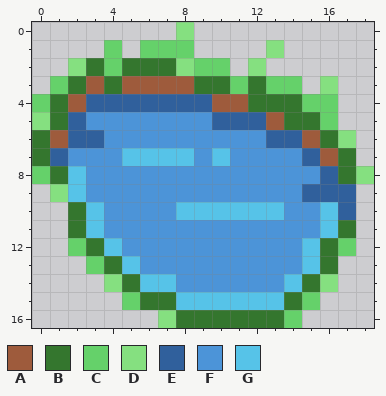
A pixel-art sprite gets an edit: Assets/Assets/Pond4.png. Above: the version before the commit.
The file is 19x17 pixels. Colours within 5 levels of each other are drawn and written as one.
Palette (. is transparent): A #9e5b3c  B #34762e  C #65d16a  D #85e080  E #30609c  F #4c94d8  G #56c3e8
The same view after the edit:
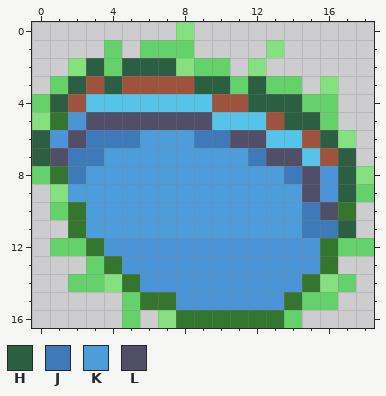
Colours new in this view: H #2c5e41  J #3e7aba  K #4e9ddb  L #504f67
Edits made:
{"colour":"A","old":"#9e5b3c","new":"#9e533c"}
{"y":2,"x":3,"old":"B","new":"H"}
{"y":2,"x":5,"old":"BBB","new":"HHH"}
{"y":3,"x":2,"old":"B","new":"H"}
{"y":3,"x":4,"old":"B","new":"H"}
{"y":3,"x":9,"old":"BB","new":"HH"}
{"y":3,"x":12,"old":"B","new":"H"}
{"y":4,"x":1,"old":"B","new":"H"}
{"y":4,"x":3,"old":"EEEEEEE","new":"GGGGGGG"}
{"y":4,"x":12,"old":"BBB","new":"HHH"}
{"y":5,"x":2,"old":"EFFFFFFFEEE","new":"FLLLLLLLGGG"}
{"y":5,"x":14,"old":"BB","new":"HH"}
{"y":6,"x":0,"old":"BAEEFFFFFFFFFEE","new":"HFLJJJKKKJJLLGG"}
{"y":6,"x":16,"old":"B","new":"H"}
{"y":7,"x":0,"old":"BEFFFGGGGFGFFFFE","new":"HLJJKKKKKKKKJLLG"}
{"y":7,"x":17,"old":"B","new":"H"}
{"y":8,"x":2,"old":"GFFFFFFFFFFFFFEB","new":"JKKKKKKKKKKKJLFH"}
{"y":9,"x":2,"old":"GFFFFFFFFFFFFEEE.","new":"KKKKKKKKKKKKKLFHC"}
{"y":10,"x":1,"old":".","new":"C"}
{"y":10,"x":3,"old":"GFFFFGGGGGGFFGE","new":"KKKKKKKKKKKKJLB"}
{"y":11,"x":3,"old":"GFFFFFFFFFFFFGB","new":"KKKKKKKKKKKKJJH"}
{"y":12,"x":1,"old":".","new":"C"}
{"y":12,"x":4,"old":"G","new":"F"}
{"y":12,"x":15,"old":"G","new":"F"}
{"y":12,"x":18,"old":".","new":"C"}
{"y":13,"x":5,"old":"G","new":"F"}
{"y":13,"x":15,"old":"G","new":"F"}
{"y":14,"x":2,"old":"..","new":"CC"}
{"y":14,"x":6,"old":"GG","new":"FF"}
{"y":14,"x":14,"old":"G","new":"F"}
{"y":14,"x":17,"old":".","new":"C"}
{"y":15,"x":8,"old":"GGGGGG","new":"FFFFFF"}
{"y":15,"x":16,"old":".","new":"C"}
{"y":16,"x":5,"old":".","new":"C"}
{"label":"changed","picture_box":[32,58,374,328]}
